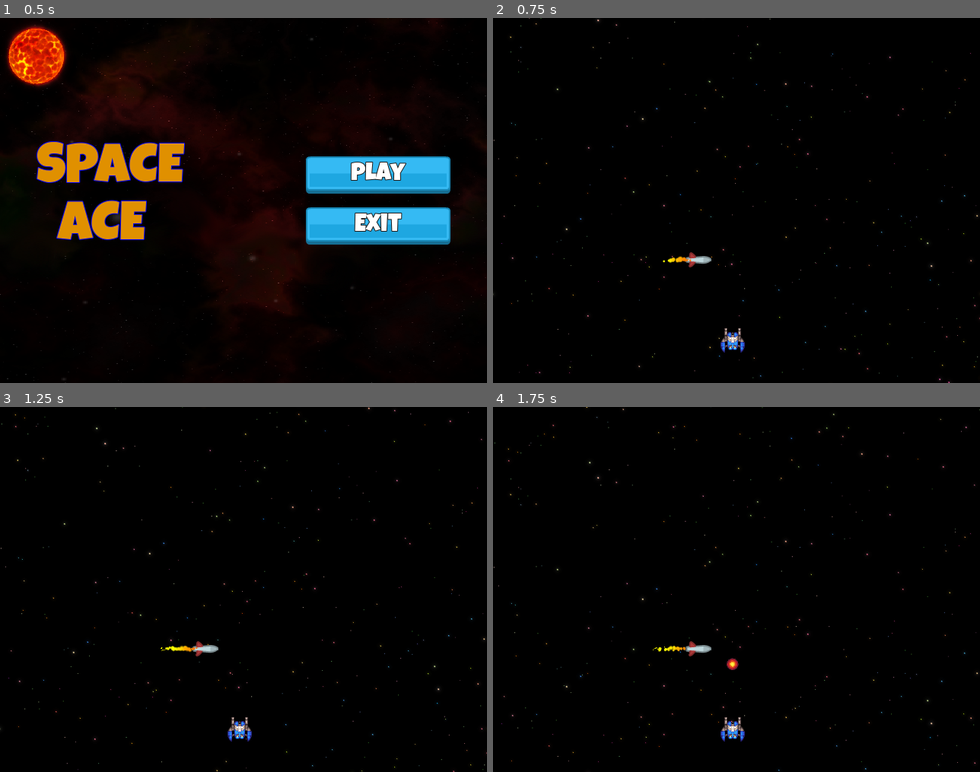
Above: before the commit, frames 1-4 (two rows, left to right).
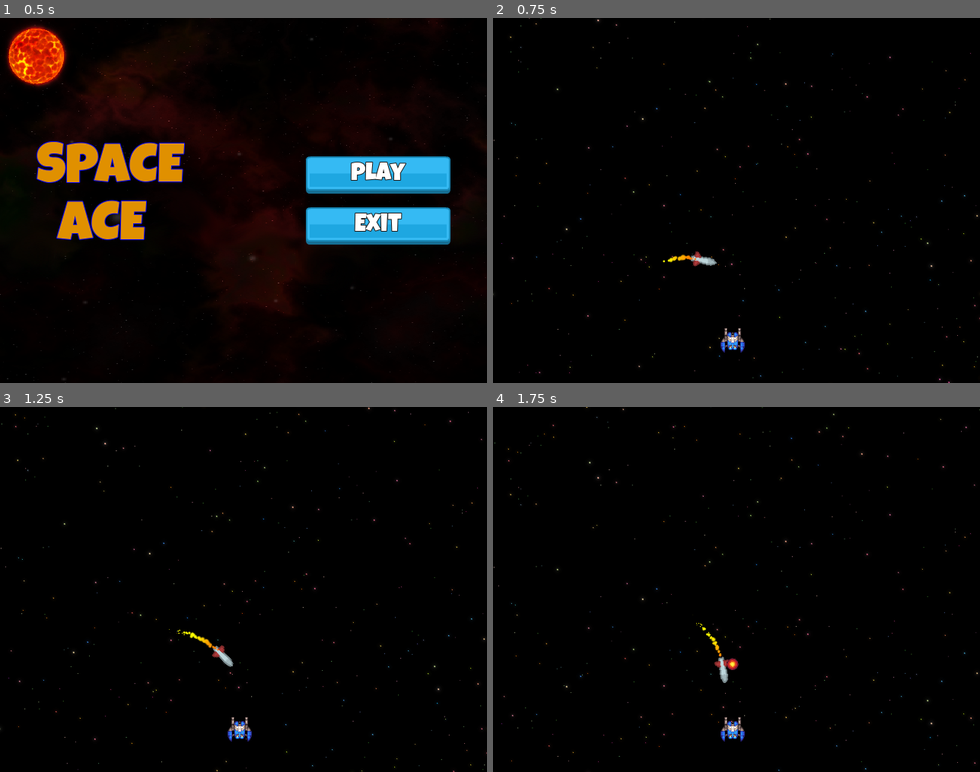
Above: after the commit, the same moments.

Repository: Babrakov/space-ace
Game: Godot game, scene res://Scenes/Main/Main.tscn
Two runs of this game, one before a commit and one after it. Both use one fixed random seed, a clock stepped at 60 frames per second and the inputs below.
Inputs:
- Up to frame 1 (0.5 s): no input
- Up to frame 2 (0.75 s): click "Play" at 0.5 s
- Up to frame 3 (1.25 s): no input
- Up to frame 4 (1.75 s): tap T (test) at 1.35 s

Frame 1 is identical in both runs. In frame 2, 0.2% of the frame differs, in the area x 36-46%, y 63-69%; in frame 3, 0.4%, in the area x 32-48%, y 60-72%; in frame 4, 0.4%.

Commit message:
Homing Missile Logic

Diff:
--- /dev/null
+++ b/Scenes/HomingMissile/HomingMissile.gd
@@ -0,0 +1,28 @@
+extends Projectile
+
+class_name HomingMissle
+
+const ROTATION_SPEED: float = 1.2
+const SPEED: float = 40.0
+const POINTS: int = 5
+
+var _player_ref: Player
+
+# Called when the node enters the scene tree for the first time.
+func _ready() -> void:
+	_player_ref = get_tree().get_first_node_in_group(Player.GROUP_NAME)
+	if !_player_ref:
+		queue_free()
+
+# Called every frame. 'delta' is the elapsed time since the previous frame.
+func _process(delta: float) -> void:
+	var dtp: Vector2 = global_position.direction_to(_player_ref.global_position)
+	var atp: float = transform.x.angle_to(dtp)
+
+	rotate(sign(atp) * min(abs(atp), ROTATION_SPEED * delta))
+	position += transform.x * SPEED * delta
+
+func blow_up() -> void:
+	ScoreManager.increment_score(POINTS)
+	SignalHub.emit_on_create_explosion(global_position, Explosion.BOOM)
+	super()
--- a/Scenes/HomingMissile/HomingMissile.tscn
+++ b/Scenes/HomingMissile/HomingMissile.tscn
@@ -1,7 +1,8 @@
-[gd_scene load_steps=7 format=3 uid="uid://gv08gcwcaelq"]
+[gd_scene load_steps=8 format=3 uid="uid://gv08gcwcaelq"]
 
 [ext_resource type="PackedScene" uid="uid://bo58q6ywoxccr" path="res://Scenes/Projectile/Projectile.tscn" id="1_atcv3"]
 [ext_resource type="Texture2D" uid="uid://bqywi64wvxcqj" path="res://assets/lasers/spaceMissiles_040.png" id="2_028iy"]
+[ext_resource type="Script" uid="uid://b1shf5ug6o7co" path="res://Scenes/HomingMissile/HomingMissile.gd" id="2_ufj55"]
 [ext_resource type="Texture2D" uid="uid://b0hlsmrvemel0" path="res://assets/misc/ParticleDot.png" id="3_m0p1j"]
 
 [sub_resource type="CapsuleShape2D" id="CapsuleShape2D_028iy"]
@@ -18,6 +19,7 @@
 [node name="HomingMissile" instance=ExtResource("1_atcv3")]
 collision_layer = 4
 collision_mask = 3
+script = ExtResource("2_ufj55")
 
 [node name="Sprite2D" parent="." index="0"]
 rotation = 1.5708
--- a/Scenes/Player/Player.gd
+++ b/Scenes/Player/Player.gd
@@ -1,24 +1,17 @@
 extends Area2D
-
 
 class_name Player
 
-
 const GROUP_NAME: String = "Player"
 
-
 @onready var sprite_2d: Sprite2D = $Sprite2D
-
-
 
 # Called when the node enters the scene tree for the first time.
 func _ready() -> void:
 	pass
 
-
 func _enter_tree() -> void:
 	add_to_group(GROUP_NAME)
-
 
 # Called every frame. 'delta' is the elapsed time since the previous frame.
 func _process(delta: float) -> void:
Not shown, added: Scenes/HomingMissile/HomingMissile.gd.uid
